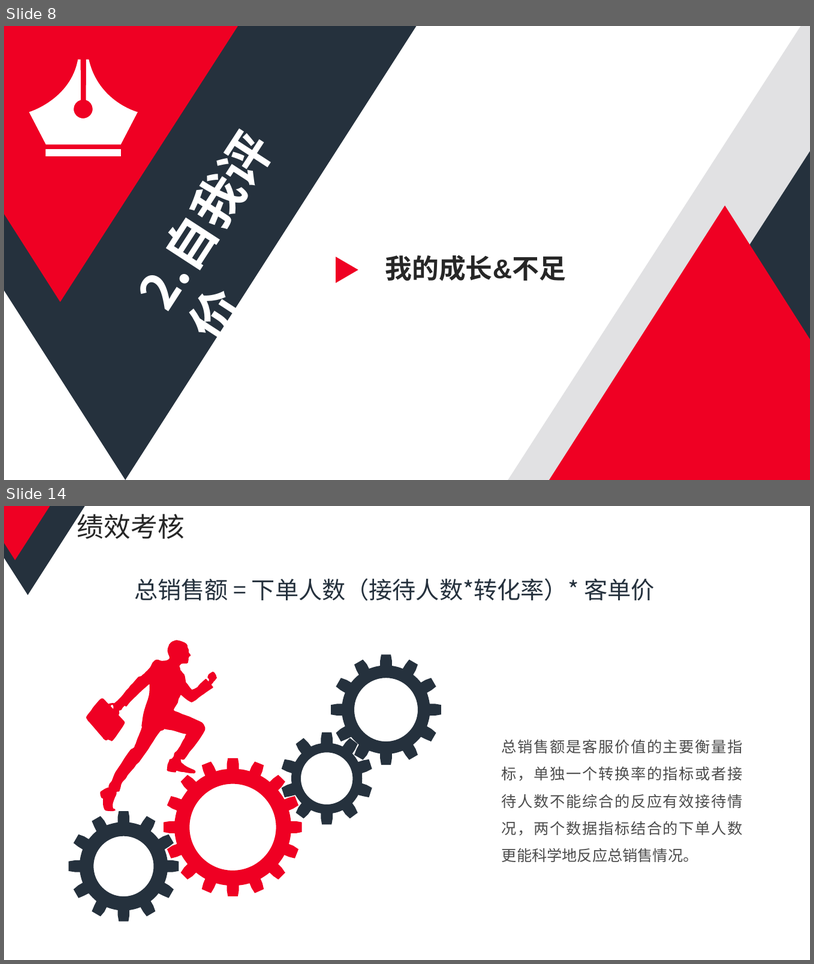
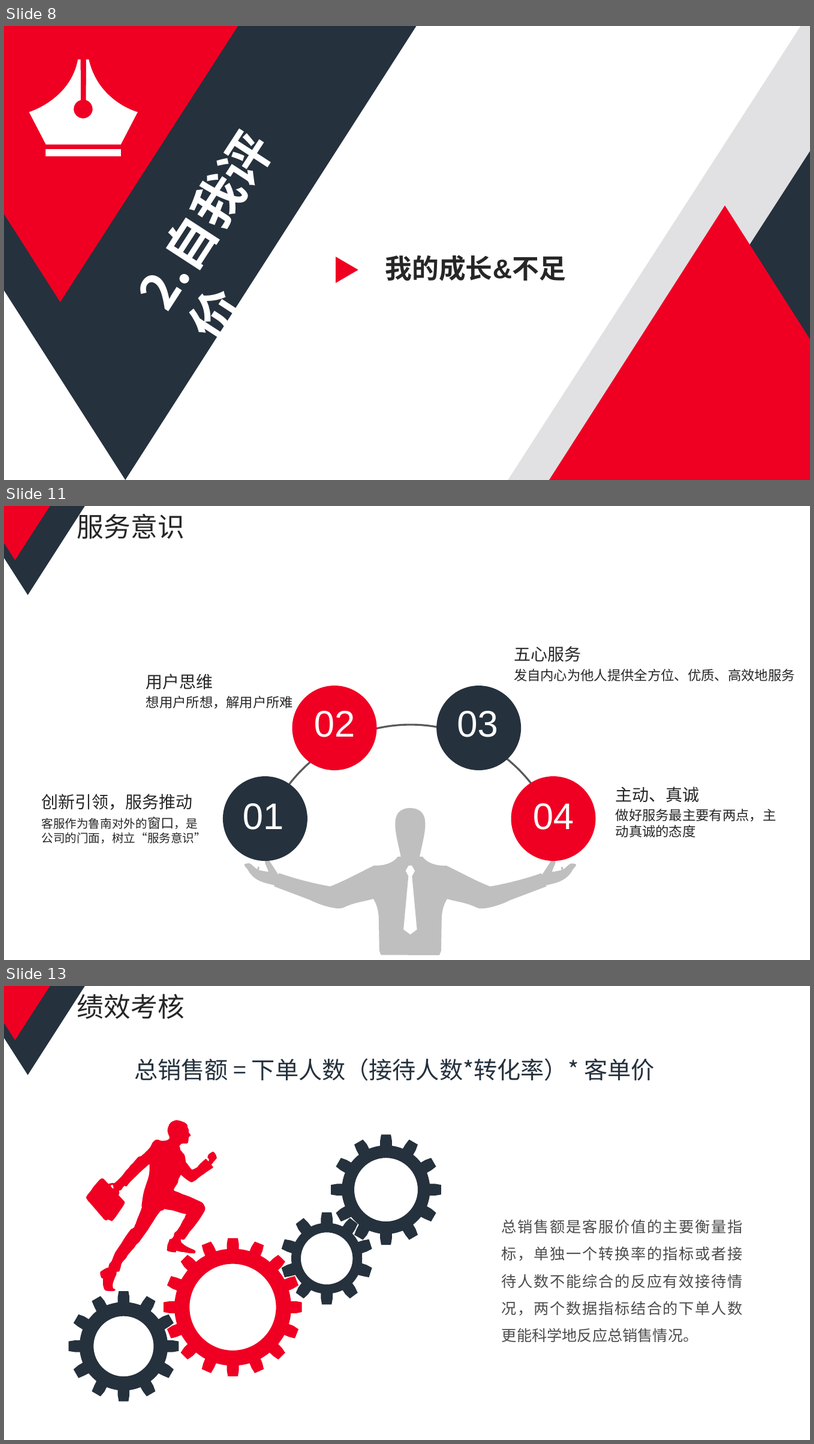
Before and after one commit to fredwo/min_document, a slide deck: 述职报告.pptx. Shown one above the other, each under a label of ours: slides 8 and 14 before the commit, slides 8, 11 and 13 after it; the slides between them are not shown. The pictures are 814x964 and 814x1444 pixels, drawn with LibreOffice and Linux fonts; fonts in the diff are those of the drawing. Boxes give left, top, right and bottom in pixels: in the first picture for what was removed or moved away, otherwise in the second. Text is boxed around its words. In the diff, an @@ line names an element or a change of style, - is before the commit and + after.

```diff
--- a/述职报告.pptx
+++ b/述职报告.pptx
@@ slide 11 added at (4, 506, 810, 960), background #FFFFFF @@
@@ freeform shape added at (4, 506, 85, 595), fill #25313D @@
@@ freeform shape added at (4, 506, 50, 560), fill #EF0023 @@
@@ title added at (77, 510, 185, 539), 32 pt, text #262626 @@
+服务意识
@@ text added at (514, 646, 795, 681), 16 pt, text #262626 @@
+五心服务
+发自内心为他人提供全方位、优质、高效地服务
@@ text added at (146, 673, 294, 708), 16 pt, text #262626 @@
+用户思维
+想用户所想，解用户所难
@@ ellipse added at (293, 685, 377, 771), fill #EF0023 @@
@@ ellipse added at (437, 685, 521, 771), fill #25313D @@
@@ text added at (314, 711, 355, 737), 44 pt, text #FFFFFF @@
+02
@@ text added at (457, 711, 498, 737), 44 pt, text #FFFFFF @@
+03
@@ arc (boxed as its full ellipse) added at (257, 724, 564, 960), outline #595959 2.25 pt @@
@@ text added at (41, 793, 206, 843), 14 pt, text #262626 @@
+创新引领，服务推动
+客服作为鲁南对外的窗口，是公司的门面，树立“服务意识”
@@ ellipse added at (223, 777, 308, 861), fill #25313D @@
@@ ellipse added at (512, 777, 596, 861), fill #EF0023 @@
@@ text added at (616, 786, 777, 837), 16 pt, text #262626 @@
+主动、真诚
+做好服务最主要有两点，主动真诚的态度
@@ text added at (243, 803, 284, 829), 44 pt, text #FFFFFF @@
+01
@@ freeform shape added at (245, 808, 577, 955), fill #BFBFBF @@
@@ text added at (533, 803, 574, 829), 44 pt, text #FFFFFF @@
+04
@@ what was slide 14 is now slide 13 @@
```
Also in this commit, not shown: 3 slides changed, 1 other slide added, 8 slides removed, 2 other files.
